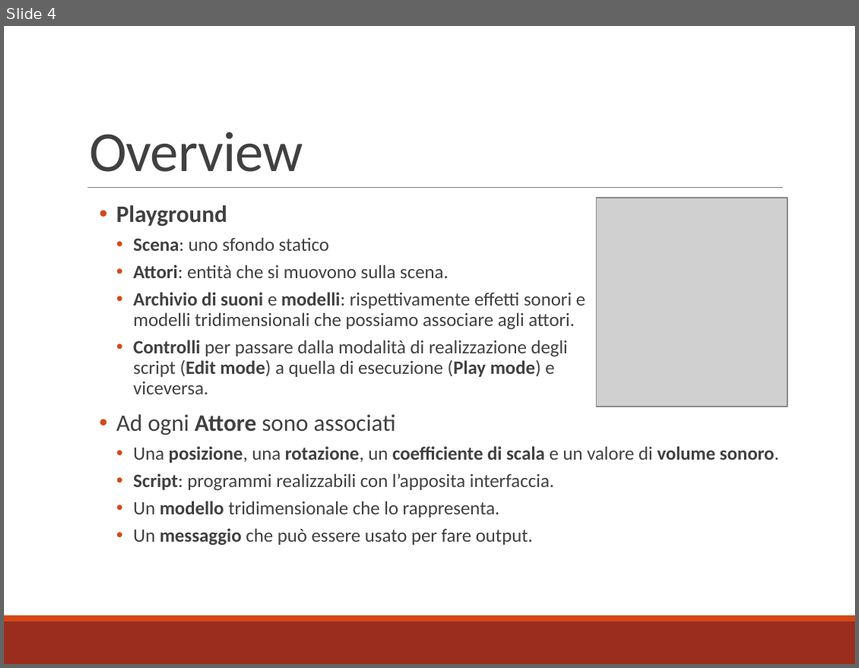
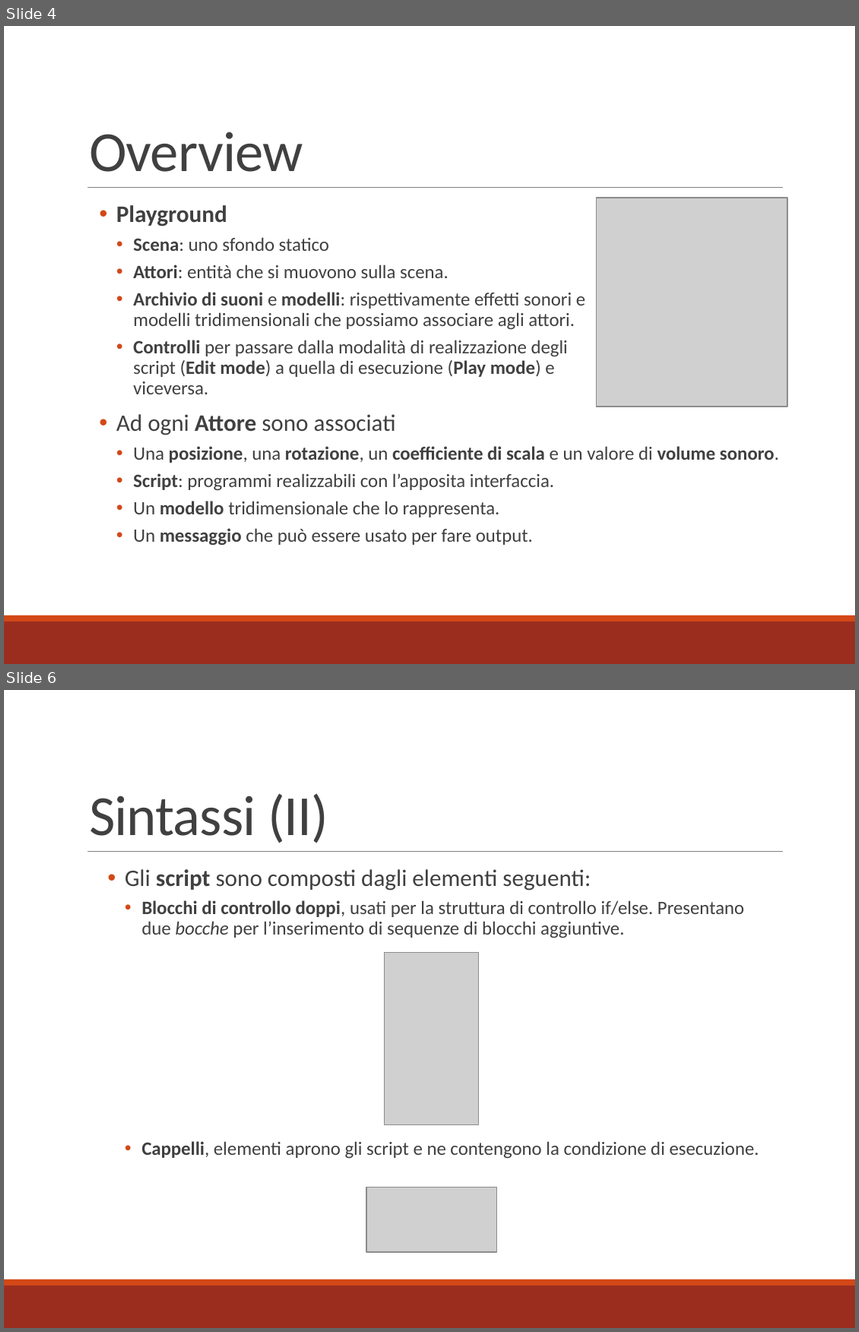
Before and after one commit to mbosc/scartch, a slide deck: Presentazione.pptx. Shown one above the other, each under a label of ours: slide 4 before the commit, slides 4 and 6 after it; the slides between them are not shown. The pictures are 859x668 and 859x1332 pixels, drawn with LibreOffice and Linux fonts; fonts in the diff are those of the drawing; grey boxes stand for pictures. Boxes give left, top, right and bottom in pixels: in the first picture for what was removed or moved away, otherwise in the second. Text is boxed around its words. In the diff, an @@ line names an element or a change of style, - is before the commit and + after.

```diff
--- a/Presentazione.pptx
+++ b/Presentazione.pptx
@@ slide 6 added at (x1=4, y1=690, x2=855, y2=1328), background #FFFFFF; not listed: 3 template elements that a slide beside it also shows @@
@@ title added at (x1=89, y1=793, x2=329, y2=843), 48 pt, text #404040 @@
+Sintassi (II)
@@ text added at (x1=125, y1=869, x2=591, y2=891), 20 pt, text #404040 @@
+  • Gli script sono composti dagli elementi seguenti:
@@ text added at (x1=142, y1=901, x2=759, y2=1159), 16 pt, text #404040 @@
+    • Blocchi di controllo doppi, usati per la struttura di controllo if/else. Presentano due bocche per l’inserimento di sequenze di blocchi aggiuntive.
+    • Cappelli, elementi aprono gli script e ne contengono la condizione di esecuzione.
@@ picture added at (x1=385, y1=952, x2=479, y2=1125) @@
@@ picture added at (x1=367, y1=1187, x2=496, y2=1252) @@
```
Also in this commit, not shown: 7 slides changed, 10 other slides added, 1 slide removed, 18 other files.
